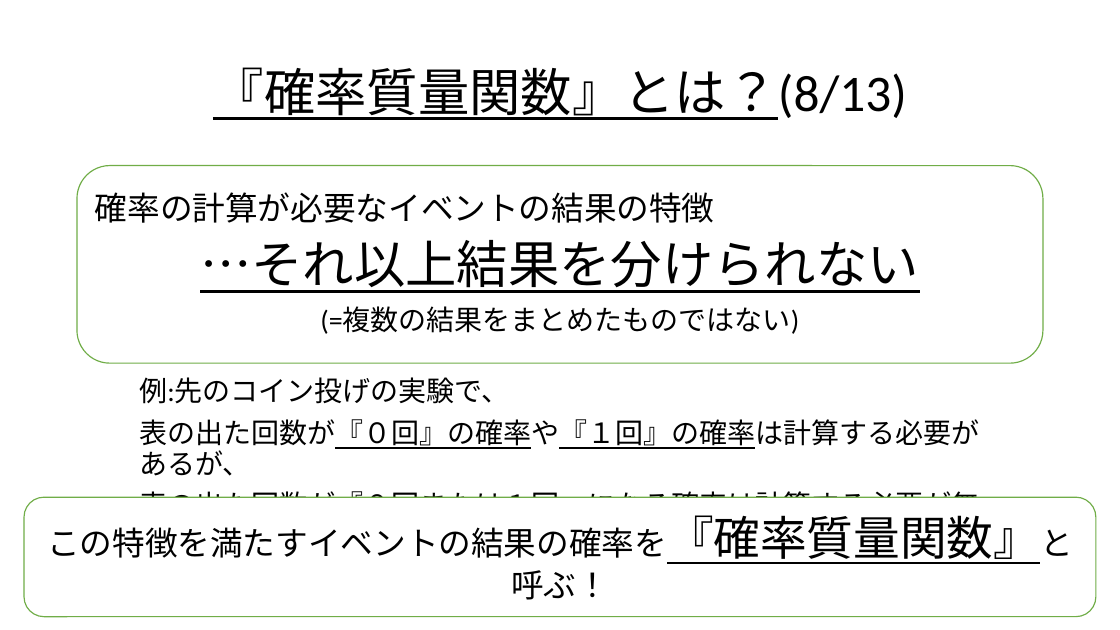
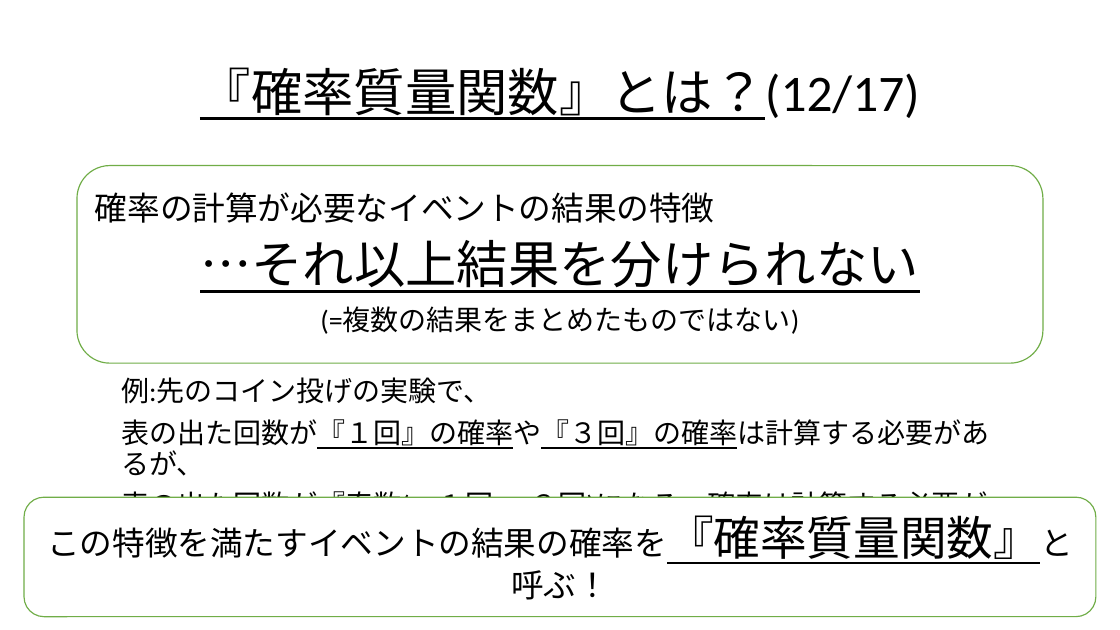
Before and after one commit to Ryo-KATAYAMA/Senior_Project, a slide deck: slide 47 of Chapter4_1.pptx (slide 45 before the commit). Drawn at 1120x630 pixels with LibreOffice and Linux fonts; fonts in the diff are those of the drawing. Boxes give left, top, right and bottom in pixels: in the first picture for what was removed or moved away, otherwise in the second. Text is boxed around its words. In the diff, an @@ line names an element or a change of style, - is before the commit and + after.

```diff
--- a/Chapter4_1.pptx
+++ b/Chapter4_1.pptx
@@ title at (200, 67, 920, 120): text changed @@
-『確率質量関数』とは？(8/13)
+『確率質量関数』とは？(12/17)
@@ text "例:先のコイン投げの実験で、": place and size @@
-text "例:先のコイン投げの実験で、" at (139, 377, 979, 554)
+text "例:先のコイン投げの実験で、" at (121, 377, 989, 554)
@@ text at (121, 419, 989, 554): text changed @@
-表の出た回数が『０回』の確率や『１回』の確率は計算する必要があるが、
-表の出た回数が『０回または１回』になる確率は計算する必要が無い
+表の出た回数が『１回』の確率や『３回』の確率は計算する必要があるが、
+表の出た回数が『奇数(＝１回 or ３回)になる』確率は計算する必要が無い
```
Also in this commit, not shown: 25 other slides changed, 4 slides added, 2 slides removed.
